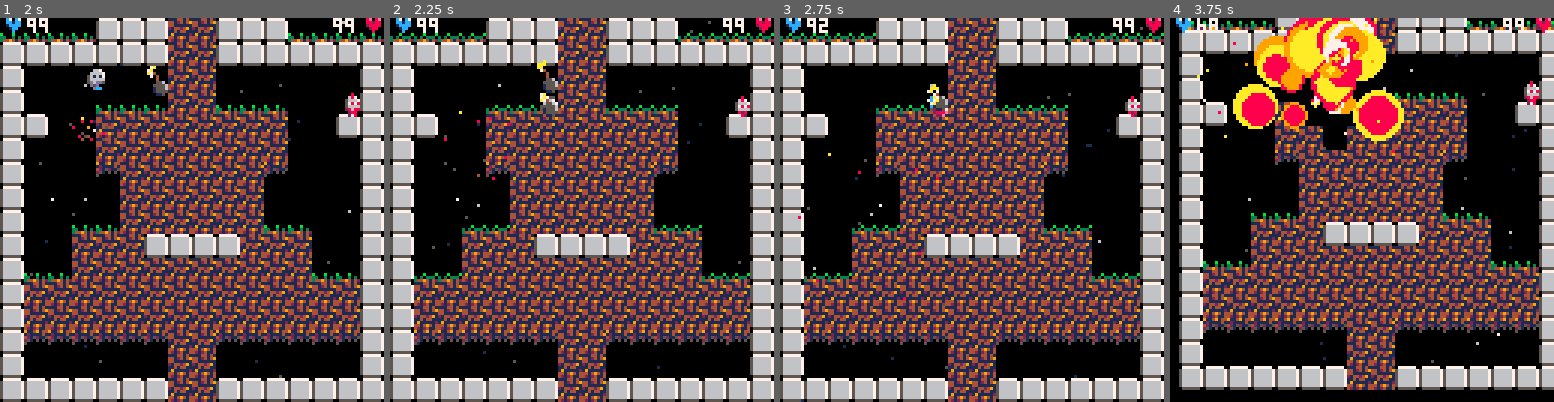
Above: before the commit, frames 1-4 (left to right).
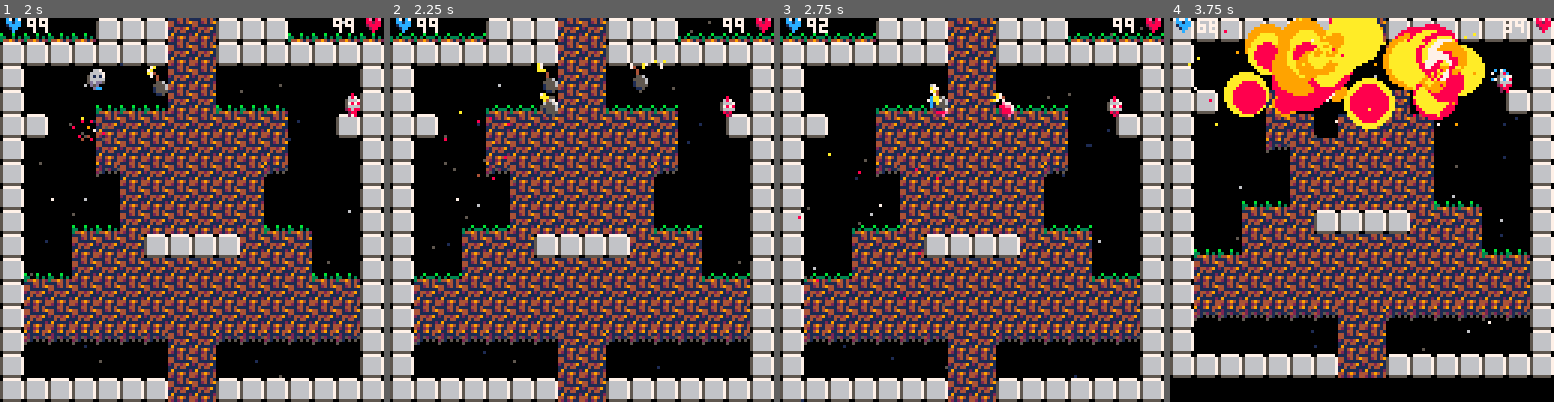
Above: after the commit, the same moments.

Repository: lkingsford/pico8-projects
Game: PICO-8 cartridge plat1.p8
The game is run twice, just before and just after one commit, with the same random seed, the same clock (stepped at 60 frames per second) and the same inputs.
Inputs:
- Up to frame 1 (2 s): tap X (X key) at 0.33, 1.07, 1.85 s; tap O (Z key) at 0.7, 1.7 s; hold Right from 1.6 s (still down)
- Up to frame 2 (2.25 s): release Right at 2.1 s; tap O (Z key) at 2.1 s; hold Up from 2.15 s (still down)
- Up to frame 3 (2.75 s): release Up at 2.42 s; hold Right from 2.47 s (still down); tap O (Z key) at 2.5 s
- Up to frame 4 (3.75 s): tap O (Z key) at 2.9, 3.3, 3.7 s; tap X (X key) at 2.97 s; release Right at 3.03 s; hold Left 3.08-3.58 s; hold Down from 3.63 s (still down)

Frame 1 is identical in both runs. In frame 2, 0.6% of the frame differs, in the area x 38-94%, y 10-26%; in frame 3, 0.5%; in frame 4, 62%, in the area x 0-100%, y 0-97%.

Commit message:
Basic AI bomb throwing

Diff:
--- a/plat1.p8
+++ b/plat1.p8
@@ -21,6 +21,7 @@
 	PLAYER_MAX = 3
 	LEFT = -1
 	RIGHT = 1
+	THROW_BOMB_FRAME_GAP = 3
 	ai_consts()
 	item_consts()
 	mode_consts()
@@ -288,7 +289,7 @@
 	for a in all(actors) do
 		init_x = a.x
 		init_y = a.y
-		a.last_activated += 1
+		a.last_action += 1
 		if a.held_by then
 			a.x = a.held_by.x + sgn(a.held_by.dx) * 3
 			a.y = a.held_by.y - 3
@@ -492,6 +493,10 @@
 end
 
 function player_bomb(actor, drop, up)
+	if actor.last_action < THROW_BOMB_FRAME_GAP then
+		return
+	end
+	actor.last_action = 0
 	local b = bomb(actor)
 	b.x = actor.x
 	b.y = actor.y
@@ -633,7 +638,7 @@
 		hit_damage = 1,
 		capture_time = -1,
 		ai_stat = basic_ai_stat,
-		last_activated = 0
+		last_action = 0
 	}
 end
 
@@ -774,30 +779,108 @@
 	GOAL_HIDE = 2
 	GOAL_ITEM = 3
 	GOAL_RUN = 4
+
+	AI_BOMB_FRAME_GAP_MAX = 30
+	AI_BOMB_FRAME_GAP_MIN = 5
+end
+
+function highest_goal(goals)
+	-- Should sort, but actual performance cost is minimal, and trying to limit
+	-- code size
+	-- (Big O is horrifying. Actual size is never going to be above ~16 items.)
+	local highest
+	for i in all(goals) do
+		if not highest or i.weight > highest.weight then highest = i end
+	end
+	return highest
 end
 
 function ai(actor)
-	S = basic_ai_stat()
+	if game_over then return end
+	local goals = {}
+
+	local default = basic_ai_stat()
+	default.goal = GOAL_PERSUE
+	default.weight = -1
+	add(goals, default)
+
 	for a in all(actors) do
 		local s = a.ai_stat(actor, a)
-		if s and s.weight > S.weight then S = s end
+		add(goals, s)
 	end
 	mode_s = mode_ai(actor)
-	if mode_s.weight > S.weight then S = mode_s end
-
+	add(goals, s)
+
+	-- Always check if should just throw a bomb if not holding anything
+	local bomb_should_throw = should_throw(actor)
+	if (not actor.ai_next_bomb_allowed or actor.last_action > actor.ai_next_bomb_allowed)
+	and not actor.holding and bomb_should_throw then
+		local bomb_state = basic_ai_stat()
+		bomb_state.weight = 10
+		bomb_state.bomb = bomb_should_throw == 1
+		bomb_state.bomb_down = bomb_should_throw == 2
+		bomb_state.direction = human_player_direction(actor)
+		actor.ai_next_bomb_allowed = rnd(AI_BOMB_FRAME_GAP_MAX - AI_BOMB_FRAME_GAP_MIN) + AI_BOMB_FRAME_GAP_MIN
+		add(goals, bomb_state)
+	end
+
+	local S = highest_goal(goals)
+
+	if S.direction and S.direction != sgn(actor.dx) then actor.dx = S.direction end
+	if S.throw then throw_item(actor) end
+	if S.throw_up then throw_item(actor, nil, true) end
+	if S.drop then drop_item(actor) end
+	if S.bomb then player_bomb(actor) end
+	if S.bomb_down then player_bomb(actor, true) end
+	if S.bomb_up then player_bomb(actor, false, true) end
+	if S.action and actor.holding then actor.holding.action(actor.holding) end
+
+	-- There must be a goal. Go through in weight order
+	-- until there is a goal.
+	while not S.goal do
+		del(goals, S)
+		S = highest_goal(goals)
+	end
+
+	local go_to
 	if S.goal == GOAL_PERSUE then
+		go_to = S.target or get_human(actor)
 	elseif S.goal == GOAL_RUN then
+		go_to = furthest_corner(S.target)
 	elseif S.goal == GOAL_HIDE then
+		go_to = furthest_corner(S.target)
 	elseif S.goal == GOAL_ITEM then
-
-	end
+		go_to = S.target
+	end
+
+	if (not actor.ai_go_to_update or actor.ai_go_to_update <= 0 or actor.ai_last_go_to != go_to) then
+		-- Recalculate movement plan every 10+rnd(5) frames
+		actor.ai_last_go_to = go_to
+		actor.ai_go_to_update = rnd(5) + 10
+	end
+
+	-- Save for next time round
+	actor.ai_last_go_to = go_to
+	actor.ai_go_to_update -= 1
+end
+
+function furthest_corner(actor)
+	local _x = 0
+	local _y = 0
+	if actor.x < 64 then _x = 128 end
+	if actor.y < 64 then _y = 128 end
+	return {x = _x, y = _y}
 end
 
 function basic_ai_stat()
 	return {
 		throw = false,
+		throw_up = false,
 		drop = false,
-		activate = false,
+		action = false,
+		bomb = false,
+		bomb_down = false,
+		bomb_up = false,
 		goal = nil,
 		target = nil,
 		weight = 0,
@@ -809,7 +892,7 @@
 function get_human(actor)
 	for a in all(actors) do
 		if a.player != nil and a != actor then
-			S.target = a
+			return a
 		end
 	end
 end
@@ -821,12 +904,20 @@
 
 function should_throw(actor, bomb)
 	-- TODO: Make this check
-	return true
-end
-
-function should_horiz_fire(actor, weapon)
+	local d = actor_distance(actor, get_human(actor))
+
+	-- Very basic drop or throw. Doesn't take into account walls.
+	-- Doesn't take into account arc.
+	if d < 24 then
+		return 2
+	elseif d > 40 and d < 80 then
+		return 1
+	end
+end
+
+function should_horiz_fire(actor, weapon, dx)
 	-- TODO: Make this check
-	if weapon.last_activated > 15 then
+	if weapon.last_action > 15 then
 		return true
 	end
 end
@@ -1207,7 +1298,7 @@
 function crate_ai(crate, actor)
 	local S = basic_ai_stat()
 	if crate.held_by == actor then
-		S.activate = true
+		S.action = true
 		S.weight = 30
 	else
 		S.goal = GOAL_ITEM
@@ -1261,7 +1352,7 @@
 end
 
 function holy_hand_grenade_ai(actor, bomb)
-	-- Unactivated grenade ai
+	-- Unaction grenade ai
 	local S = basic_ai_stat()
 	if bomb.held_by and bomb.held_by != actor then
 		S.goal = GOAL_RUN
@@ -1305,15 +1396,15 @@
 	i.gravity = false
 	i.collide = explode
 	i.explosion_damage = 10
-	b.last_activated = 0
+	b.last_action = 0
 	add(actors, i)
 end
 
 function launcher_ai_stat(actor, launcher)
 	local S = basic_ai_stat()
 	-- TODO: should_horiz_fire should take ddx, not just dx
-	if launcher.held_by == actor and should_horiz_fire(16) then
-		S.activate = true
+	if launcher.held_by == actor and should_horiz_fire(actor, launcher, 16) then
+		S.action = true
 		S.direction = human_player_direction(actor)
 		S.weight = 40
 	end
@@ -1367,7 +1458,7 @@
 		add(actors, i)
 		still_going = ix < 128 and ix > 0 and not fget(mget(flr(ix/8),flr(i.y)/8),1)
 	end
-	lazgun.last_activated = 0
+	lazgun.last_action = 0
 	sfx(7)
 end
 
@@ -1380,8 +1471,8 @@
 
 function lazgun_ai_stat(actor, lazgun)
 	local S = basic_ai_stat()
-	if lazgun.held_by == actor and should_horiz_fire(128) then
-		S.activate = true
+	if lazgun.held_by == actor and should_horiz_fire(actor, lazgun, 128) then
+		S.action = true
 		S.direction = human_player_direction(actor)
 		S.weight = 40
 	end
